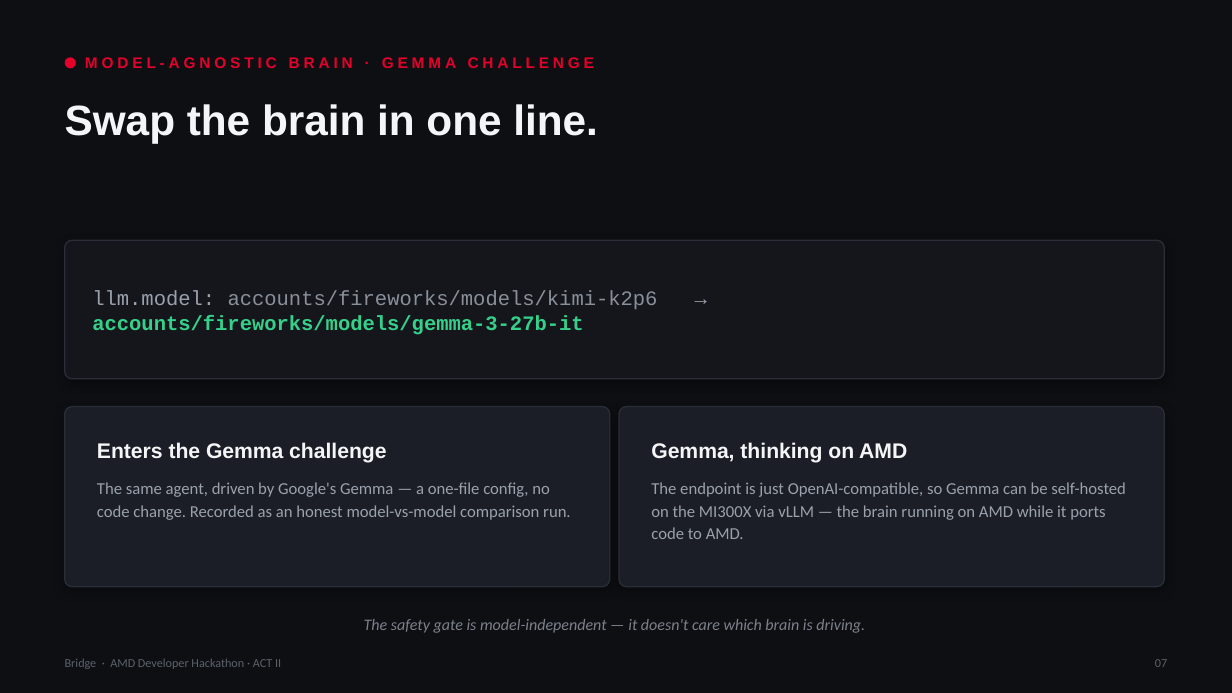
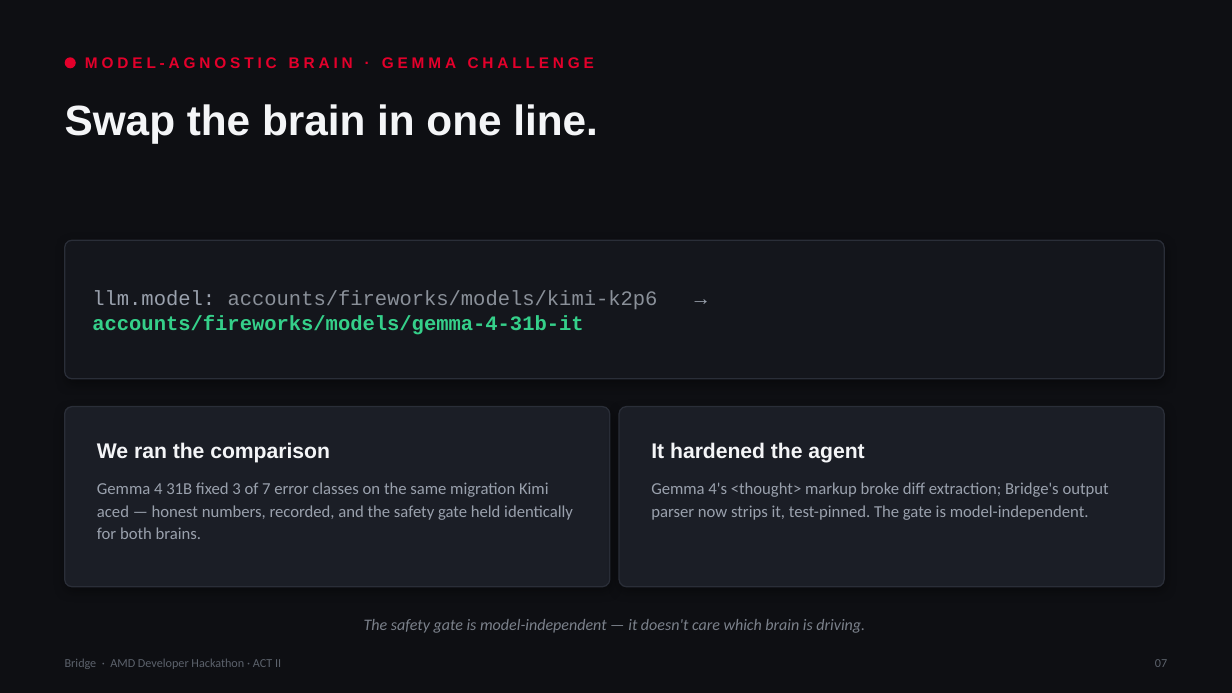
Before and after one commit to abidedavana/Bridge, a slide deck: slide 7 of pitch/bridge_pitch.pptx. Drawn at 1232x693 pixels with LibreOffice and Linux fonts; fonts in the diff are those of the drawing. Boxes give left, top, right and bottom in pixels: in the first picture for what was removed or moved away, otherwise in the second. Text is boxed around its words. In the diff, an @@ line names an element or a change of style, - is before the commit and + after.

Commit message:
Final stretch: use the idiomatic hardware2 recording; correct all deck/doc numbers
- fixtures/cassettes/hardware.json is now the cleaner rerun (recorded with
  the arch-templating + ANSI fixes in place): same SUCCESS / 3 iterations,
  but the agent produced the idiomatic HIP CMake port (find_package(hip),
  hip::device) — a sharper artifact that also matches the pod screenshots
  used in the video. Replays exactly: SUCCESS, 3 iters, $0.0456.
- Regenerated pitch/bridge_pitch.pptx from an updated build_deck.js: 135
  tests (was 119), Gemma slide now reports the real comparison (Gemma 4,
  3/7, plus the <thought>-stripping fix it forced), the AMD-stack slide
  marks the Radeon hardware run DONE (not MI300X-next), and the roadmap
  keeps MI300X as the genuine next step. Verified no stale strings remain.
- README hardware row, video script, demo page, hardware_runbook, and
  deck_delta all updated to ~$0.05 and 135 tests to match the shipped
  recording. 135 tests green.

```diff
--- a/pitch/bridge_pitch.pptx
+++ b/pitch/bridge_pitch.pptx
@@ text at [92, 290, 658, 335]: text changed @@
-llm.model: accounts/fireworks/models/kimi-k2p6 → accounts/fireworks/models/gemma-3-27b-it
+llm.model: accounts/fireworks/models/kimi-k2p6 → accounts/fireworks/models/gemma-4-31b-it
@@ text at [97, 442, 330, 463]: text changed @@
-Enters the Gemma challenge
+We ran the comparison
@@ text at [651, 442, 864, 463]: text changed @@
-Gemma, thinking on AMD
+It hardened the agent
@@ text at [97, 482, 573, 539]: text changed @@
-The same agent, driven by Google's Gemma — a one-file config, no code change. Recorded as an honest model-vs-model comparison run.
+Gemma 4 31B fixed 3 of 7 error classes on the same migration Kimi aced — honest numbers, recorded, and the safety gate held identically for both brains.
@@ text at [651, 482, 1109, 520]: text changed @@
-The endpoint is just OpenAI-compatible, so Gemma can be self-hosted on the MI300X via vLLM — the brain running on AMD while it ports code to AMD.
+Gemma 4's <thought> markup broke diff extraction; Bridge's output parser now strips it, test-pinned. The gate is model-independent.
```
Also in this commit, not shown: 3 other slides changed, 7 other files.
